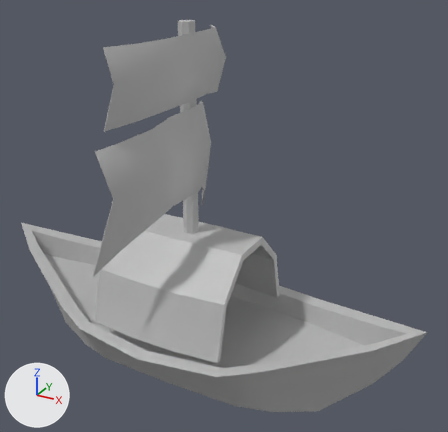
Before and after pictures for a commit that changed the FBX model LevelDesignWithTerrain/Assets/3D Models/Buildings/Boat.fbx.
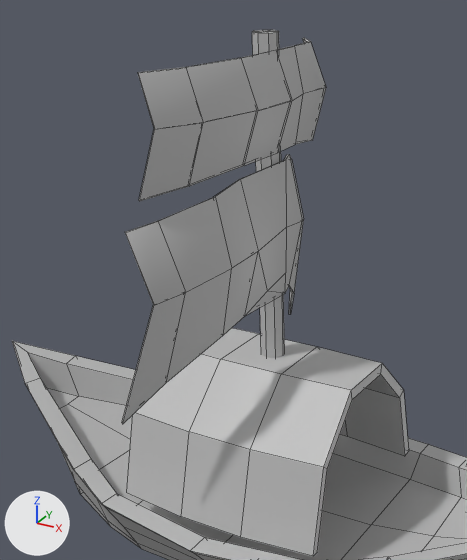
The first picture shows the older version from a 50 mm lens placed at (-38.8, -19.07, 16.53), pointed at (-49.66, 0.68, 6.66). The close-ups show both versions on the part from 3% to 71% of the width and 0% to 85% of the height of that picture; other places that the commit changed are outside them. The lights are fixed; the arrows at lower left show +X, +Y and +Z. The close-ups show mesh edges as thin lines. Where no turn or scale is listed for an object, it has been applied to the vertices.

Names of what the first close-up shows: 'Pal', 'Roof', 'boat04'.
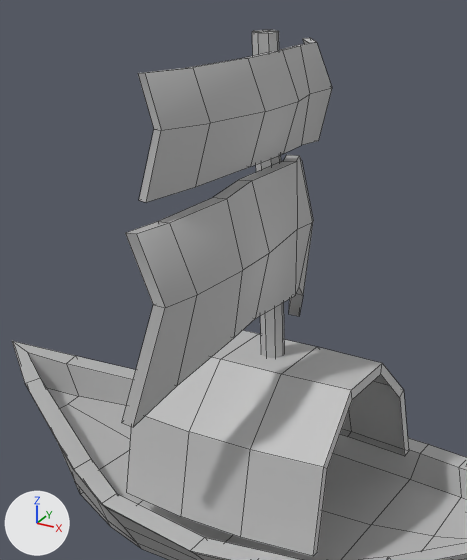
Scene script edits in JSON lines:
```json
{"block": "me_mesh_002", "where": "# used by ob_pal; location = (-51.7, 0.21, 8.44)"}
{"op": "remove", "block": "me_mesh_002", "code": "me_mesh_002.from_pydata(...)  # 110 vertices, 113 faces; spans x -1.55..1.55, y -4.43..4.43, z -5.62..5.62"}
{"op": "add", "block": "me_mesh_002", "code": "me_mesh_002.from_pydata(...)  # 108 vertices, 110 faces; spans x -1.55..1.73, y -4.43..4.43, z -5.62..5.62"}
{"block": "me_mesh_002", "change": "me_mesh_002 part 2"}
{"block": "me_mesh_002", "change": "2 vertices are removed from x 1.28..1.34, y -1.08..-0.1, z -0.29..-0.14"}
{"block": "me_mesh_002", "change": "5 faces are deleted"}
{"block": "me_mesh_002", "change": "19 vertices in x -1.3..1.42, y -4.43..4.43, z -3.44..2.72 move by (0.31, 0.0, 0.0)"}
{"block": "me_mesh_002", "change": "14 vertices in x -0.1..1.55, y -3.64..3.43, z 2.61..5.24 move by (0.17, 0.0, 0.0)"}
{"block": "me_mesh_002", "change": "7 vertices in x -0.1..1.41, y -3.8..3.58, z 2.43..5.18 move by (0.18, 0.0, 0.0)"}
{"block": "me_mesh_002", "change": "5 vertices in x -1.51..0.92, y -3.68..3.78, z -1.96..2.43 move by (0.3, 0.0, 0.0)"}
{"block": "me_mesh_002", "change": "2 new faces join them"}
{"block": "me_mesh", "where": "# used by ob_roof; location = (-50.91, 0.06, 4.17)"}
{"op": "remove", "block": "me_mesh", "code": "me_mesh.from_pydata(...)  # 48 vertices, 46 faces; spans x -2.86..2.86, y -2.98..2.98, z -1.82..1.82"}
{"op": "add", "block": "me_mesh", "code": "me_mesh.from_pydata(...)  # 40 vertices, 31 faces; spans x -2.86..2.86, y -2.98..2.98, z -1.82..1.82"}
{"block": "me_mesh", "change": "me_mesh part 1"}
{"block": "me_mesh", "change": "8 vertices are removed from x -0.91..0.91, y -2.22..2.22, z 0.25..1.53"}
{"block": "me_mesh", "change": "15 faces are deleted"}
```

Location of each change, [x1, y1, x2, y2] in pixels of the close-ups (467 x 560 px):
```json
{"object": "Pal", "change": "reshaped", "before": [122, 30, 326, 424], "after": [122, 30, 332, 427]}
{"object": "Roof", "change": "reshaped", "before": [126, 328, 409, 557], "after": [126, 330, 409, 557]}
{"part": 1, "of": "me_mesh", "change": "deleted", "before": [340, 375, 405, 456]}
{"part": 2, "of": "me_mesh_002", "change": "cut back", "before": [122, 38, 326, 424], "after": [122, 38, 332, 427]}
```
